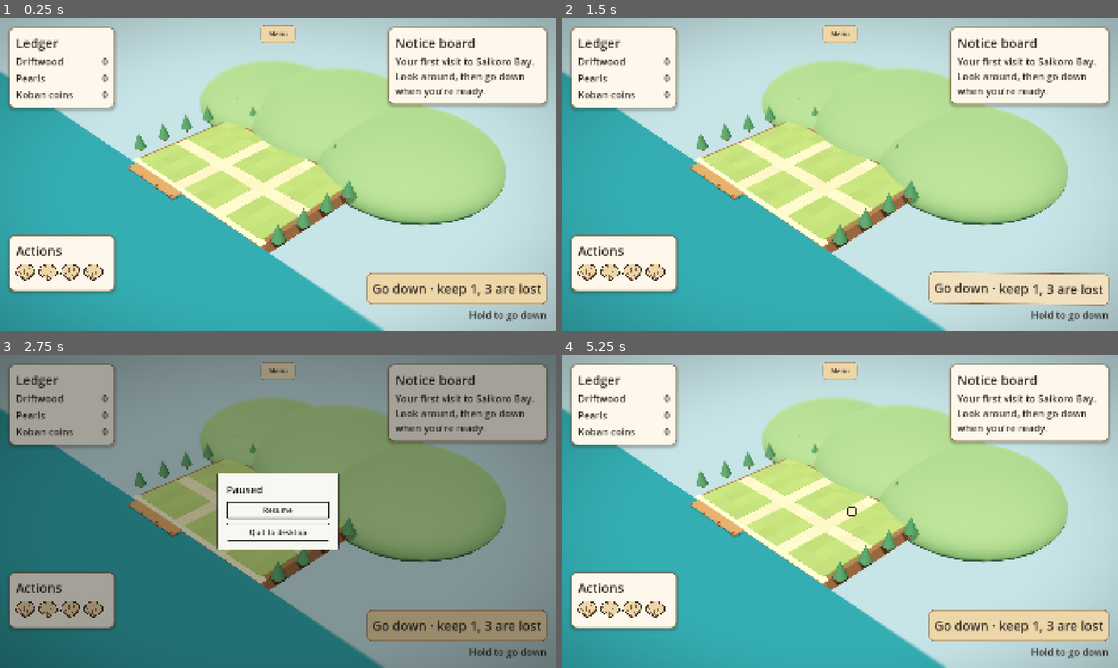
Above: before the commit, frames 1-4 (two rows, left to right).
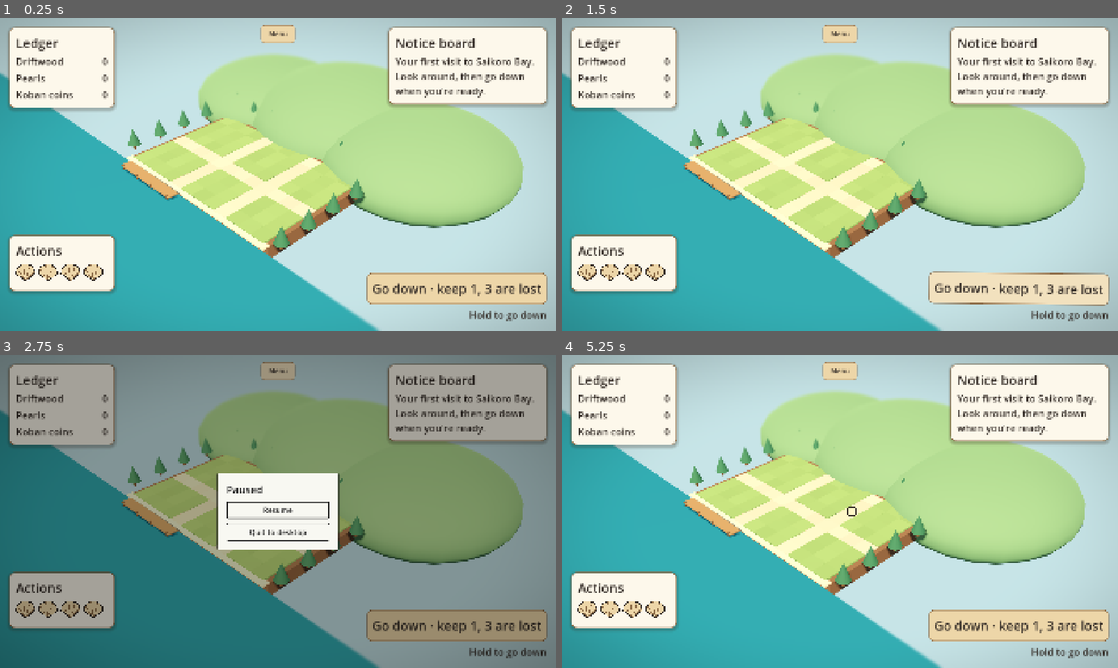
Above: after the commit, the same moments.

Repository: vantaloomin/saikoro-bay
Game: Godot game, scene res://game/boot/boot.tscn
The game is run twice, just before and just after one commit, with the same random seed, the same clock (stepped at 60 frames per second) and the same inputs.
Inputs (mouse positions are in pixels of both pictures, inside the frame that each line leads up to):
- Up to frame 1 (0.25 s): no input
- Up to frame 2 (1.5 s): click "Go down · keep 1, 3 are lost" at 0.5 s; click "Go down · keep 1, 3 are lost" at 1.25 s
- Up to frame 3 (2.75 s): click "Menu" at 2 s
- Up to frame 4 (5.25 s): click "Resume" at 2.75 s; tap Enter (ui_accept) at 3.5, 4.25, 5 s; drag from (840, 511) to (895, 442) at 3.52 s; drag from (728, 527) to (812, 574) at 4.27 s; move the mouse to (895, 442) at 5.02 s; hold Right (ui_right) from 5.03 s (still down); tap Ctrl at 5.1 s

The runs differ from the first frame. In frame 1, 6.1% of the frame differs, in the area x 0-95%, y 11-100%; in frame 2, 6.1%; in frame 3, 4.8%; in frame 4, 6.1%.

Commit message:
Town: frame the land around the HUD panels; wish spots in the sim

Diff:
--- a/game/town/town.gd
+++ b/game/town/town.gd
@@ -38,8 +38,6 @@
 ## the HUD grows to keep body text near 24 px (SA-6, the Deck at 1280 × 800).
 const HUD_TARGET_SCALE: float = 0.92
 const HUD_MAX_GROWTH: float = 1.3
-## Gap between the HUD and the town's safe area.
-const SAFE_GAP: float = 16.0
 
 @onready var _board: TownBoard = %Board
 @onready var _ledger: PanelContainer = %Ledger
@@ -184,15 +182,22 @@
 	for part: Control in [_ledger, _right_column, _tray_panel, _actions]:
 		part.scale = Vector2(hud_scale, hud_scale)
 	_board.text_scale = hud_scale
-	_board.set_safe_area(safe_area())
+	_board.set_hud(hud_rects())
 	_aim_leader()
 
 
-## The board's space between the HUD's left and right columns.
-func safe_area() -> Rect2:
-	var left: float = maxf(_scaled_rect(_ledger).end.x, _scaled_rect(_tray_panel).end.x) + SAFE_GAP
-	var right: float = minf(_scaled_rect(_right_column).position.x, _scaled_rect(_actions).position.x) - SAFE_GAP
-	return Rect2(left, 0.0, maxf(right - left, 200.0), _board.size.y)
+## The HUD's panels in board pixels, for framing the town clear of them.
+## The right column is reserved down to "Go down", so a card opening later
+## never covers the land.
+func hud_rects() -> Array[Rect2]:
+	var to_board: Transform2D = _board.get_global_transform().affine_inverse() * get_global_transform()
+	var column: Rect2 = _scaled_rect(_right_column)
+	var actions: Rect2 = _scaled_rect(_actions)
+	column.size.y = actions.position.y - column.position.y
+	var out: Array[Rect2] = []
+	for rect: Rect2 in [_scaled_rect(_ledger), _scaled_rect(_tray_panel), column, actions, _scaled_rect(_menu_button)]:
+		out.append(to_board * rect)
+	return out
 
 
 static func _scaled_rect(part: Control) -> Rect2:
--- a/game/town/town_board.gd
+++ b/game/town/town_board.gd
@@ -117,9 +117,10 @@
 	redraw_marks()
 
 
-## The part of the board the HUD leaves clear. Reframes the whole town.
-func set_safe_area(area: Rect2) -> void:
-	view.safe = area
+## Where the HUD's panels sit on the board. Reframes the whole town clear
+## of them.
+func set_hud(rects: Array[Rect2]) -> void:
+	view.obstacles = rects
 	view.frame_town()
 	_view_changed()
 
--- a/game/town/town_view.gd
+++ b/game/town/town_view.gd
@@ -33,76 +33,104 @@
 var distance: float = 20.0
 var min_distance: float = 8.0
 var max_distance: float = 30.0
-## The part of the screen the HUD leaves clear; empty means all of it.
-var safe: Rect2 = Rect2()
-
-
-## A view that fits the whole town on a `screen_size` screen. `safe` is
-## the part of the screen the HUD leaves clear (Mara's #41 review: frame the
-## town between the HUD columns); empty means the whole screen.
-static func make(town_map: TownMap, screen_size: Vector2, safe_area: Rect2 = Rect2()) -> TownView:
+## The HUD's panels on screen; the land is framed clear of them.
+var obstacles: Array[Rect2] = []
+
+
+## A view that fits the whole town on a `screen_size` screen, clear of the
+## HUD's `obstacles` (screen rects): the panels may cover blurred sky, sea
+## and scenery, but never the land (Mara's #41 review, for the Deck).
+static func make(town_map: TownMap, screen_size: Vector2, hud: Array[Rect2] = []) -> TownView:
 	var view: TownView = TownView.new()
 	view.map = town_map
 	view.size = screen_size
-	view.safe = safe_area
+	view.obstacles = hud
 	view.frame_town()
 	return view
 
 
 func middle() -> Vector3:
-	return Vector3(map.width / 2.0, 0.0, map.height / 2.0)
-
-
-## The part of the screen the town should sit in.
-func safe_rect() -> Rect2:
-	return safe if safe.has_area() else Rect2(Vector2.ZERO, size)
-
-
-## Points that must be on screen: the land's corners, the shore, and the
-## tallest roofs along the back.
-func _outline_points() -> Array[Vector3]:
-	var tall: float = BODY_HEIGHT["landmark"] + ROOF_HEIGHT["landmark"]
-	return [
-		Vector3(0, tall, 0), Vector3(map.width, tall, 0), Vector3(0, 1.5, 0), Vector3(map.width, 1.5, 0),
-		Vector3(0, 0, map.height), Vector3(map.width, 0, map.height),
+	return Vector3(map.width / 2.0, 0.0, map.land_rows / 2.0)
+
+
+## The land as it sits on screen, down to the dock: its ground corners, with the back
+## edge raised so roofs, villagers and bubbles along it count too.
+func land_outline() -> PackedVector2Array:
+	var lift: float = BODY_HEIGHT["landmark"] + ROOF_HEIGHT["landmark"]
+	var land: float = map.land_rows
+	var points: Array[Vector3] = [
+		Vector3(0, 0, land + 1.1), Vector3(map.width, 0, land + 1.1), Vector3(map.width, 0, 0),
+		Vector3(map.width, lift, 0), Vector3(0, lift, 0), Vector3(0, 0, 0),
 	]
-
-
-## The screen box around the whole town from here.
-func town_bounds() -> Rect2:
-	var points: Array[Vector3] = _outline_points()
-	var bounds: Rect2 = Rect2(to_screen(points[0]), Vector2.ZERO)
+	var screen: PackedVector2Array = []
 	for point: Vector3 in points:
-		bounds = bounds.expand(to_screen(point))
-	return bounds
-
-
-## Fits and centers the whole town inside the safe area, and sets the zoom
-## limits around that.
+		screen.append(to_screen(point))
+	return Geometry2D.convex_hull(screen)
+
+
+func _land_is_clear(margin: float) -> bool:
+	var outline: PackedVector2Array = land_outline()
+	var screen: Rect2 = Rect2(Vector2.ZERO, size).grow(-margin)
+	for point: Vector2 in outline:
+		if not screen.has_point(point):
+			return false
+	for rect: Rect2 in obstacles:
+		var grown: Rect2 = rect.grow(margin)
+		var corners: PackedVector2Array = [grown.position, Vector2(grown.end.x, grown.position.y), grown.end,
+			Vector2(grown.position.x, grown.end.y)]
+		if not Geometry2D.intersect_polygons(outline, corners).is_empty():
+			return false
+	return true
+
+
+## Where the land's middle should sit: halfway between the HUD on the
+## left and the HUD on the right, at mid height.
+func _free_center() -> Vector2:
+	var left: float = 0.0
+	var right: float = size.x
+	for rect: Rect2 in obstacles:
+		# Only side panels steer the middle; a button up top only costs size.
+		if rect.position.x < size.x * 0.25:
+			left = maxf(left, rect.end.x)
+		elif rect.end.x > size.x * 0.75:
+			right = minf(right, rect.position.x)
+	return Vector2((left + right) / 2.0, size.y / 2.0)
+
+
+func _outline_center() -> Vector2:
+	var outline: PackedVector2Array = land_outline()
+	var bounds: Rect2 = Rect2(outline[0], Vector2.ZERO)
+	for point: Vector2 in outline:
+		bounds = bounds.expand(point)
+	return bounds.get_center()
+
+
+## Fits the land as large as it goes with nothing of it under the HUD, and
+## sets the zoom limits around that.
 func frame_town() -> void:
-	var area: Rect2 = safe_rect()
-	var room: Vector2 = area.size * Vector2(0.96, 0.94)
-	target = middle()
 	distance = 6.0
 	while distance < 80.0:
-		var bounds: Rect2 = town_bounds()
-		if bounds.size.x <= room.x and bounds.size.y <= room.y:
+		# Start from the middle each time: up close, centering can run away.
+		target = middle()
+		for i: int in 3:
+			_pan_unclamped(_free_center() - _outline_center())
+		if _land_is_clear(12.0):
 			break
 		distance += 0.25
-	for i: int in 4:
-		_pan_unclamped(area.get_center() - town_bounds().get_center())
 	max_distance = distance * 1.25
 	min_distance = distance * 0.45
 
 
-## Pans just enough to bring a world point inside the safe area, so a
-## selection never hides under the HUD.
+## Pans just enough to bring a world point onto the screen and out from
+## under the HUD, so a selection never hides behind a panel.
 func ensure_visible(world: Vector3, margin: float = 48.0) -> void:
-	var area: Rect2 = safe_rect().grow(-margin)
 	var at: Vector2 = to_screen(world)
-	var inside: Vector2 = at.clamp(area.position, area.end)
-	if inside != at:
-		pan(inside - at)
+	var goal: Vector2 = at.clamp(Vector2(margin, margin), size - Vector2(margin, margin))
+	for rect: Rect2 in obstacles:
+		if rect.grow(margin).has_point(goal):
+			goal.x = rect.end.x + margin if rect.get_center().x < size.x / 2.0 else rect.position.x - margin
+	if goal != at:
+		pan(goal - at)
 
 
 # --- Camera -------------------------------------------------------------------------------
--- a/sim/state/game_state.gd
+++ b/sim/state/game_state.gd
@@ -257,6 +257,42 @@
 	return refusals
 
 
+## Spots that would make someone happier: every top-left cell where
+## `building_id` (new, or `lifted_uid` being moved) fits and leaves more
+## villagers with their wish met than now, counting anyone with nowhere to
+## live who'd move into a new home. The cells the carry ghost lights up
+## (spec section 2), derived from the same rules as mood, never stored.
+func wish_spots(data: GameData, building_id: String, lifted_uid: int = 0) -> Array[Vector2i]:
+	var map: TownMap = town_map(data)
+	var happy_now: int = _happy_count(data, map)
+	var real: Town = town
+	var out: Array[Vector2i] = []
+	for y: int in map.land_rows:
+		for x: int in map.width:
+			var cell: Vector2i = Vector2i(x, y)
+			if not real.spot_problem(data, map, building_id, cell, lifted_uid).is_empty():
+				continue
+			town = Town.from_dict(real.to_dict())
+			if lifted_uid != 0:
+				town.move(data, map, lifted_uid, cell)
+			else:
+				town.place(building_id, cell)
+				settle_villagers(data)
+			var better: bool = _happy_count(data, map) > happy_now
+			town = real
+			if better:
+				out.append(cell)
+	return out
+
+
+func _happy_count(data: GameData, map: TownMap) -> int:
+	var count: int = 0
+	for villager: String in _villagers:
+		if town.wish_met(data, map, villager):
+			count += 1
+	return count
+
+
 ## Moves a placed building for free. Returns "" when it moved, or why not.
 func move_building(data: GameData, uid: int, cell: Vector2i) -> String:
 	return town.move(data, town_map(data), uid, cell)
--- a/tests/integration/test_town_screen.gd
+++ b/tests/integration/test_town_screen.gd
@@ -143,14 +143,13 @@
 	assert_eq(town.hint_text(), TownScreen.HOLD_HINT_MOUSE)
 
 
-func test_the_town_is_framed_between_the_hud_columns() -> void:
+func test_the_land_is_framed_clear_of_the_hud() -> void:
 	var town: TownScreen = _open()
 	await wait_physics_frames(2)
 	town._fit_hud()
-	var safe: Rect2 = town.safe_area()
-	var ledger: Rect2 = (town.get_node("%Ledger") as Control).get_global_rect()
-	var notice: Rect2 = (town.get_node("%Notice") as Control).get_global_rect()
-	assert_gt(safe.position.x, ledger.end.x - 1.0, "right of the ledger")
-	assert_lt(safe.end.x, notice.position.x + 1.0, "left of the notice board and card")
 	var board: TownBoard = town.get_node("%Board") as TownBoard
-	assert_true(safe.grow(1.0).encloses(board.view.town_bounds()))
+	var outline: PackedVector2Array = board.view.land_outline()
+	for rect: Rect2 in town.hud_rects():
+		var corners: PackedVector2Array = [rect.position, Vector2(rect.end.x, rect.position.y), rect.end,
+			Vector2(rect.position.x, rect.end.y)]
+		assert_eq(Geometry2D.intersect_polygons(outline, corners).size(), 0, "nothing of the land under %s" % rect)
--- a/tests/unit/test_homes.gd
+++ b/tests/unit/test_homes.gd
@@ -181,3 +181,31 @@
 				fail_test("run %d step %d: %s" % [run, step, state.town_problems(data)])
 				return
 	pass_test("40 random towns of 60 steps")
+
+
+func test_wish_spots_light_the_cells_that_make_someone_happier() -> void:
+	var state: GameState = _state(["onsen_keeper"] as Array[String])
+	state.build(data, "cottage", Vector2i(1, 1))
+	var before: Dictionary = state.town.to_dict()
+	var spots: Array[Vector2i] = state.wish_spots(data, "tea_stall")
+	assert_eq(state.town.to_dict(), before, "looking changes nothing")
+	assert_eq(spots.size(), 4, "the four cells around her home: %s" % [spots])
+	for cell: Vector2i in [Vector2i(0, 1), Vector2i(2, 1), Vector2i(1, 0), Vector2i(1, 2)]:
+		assert_has(spots, cell)
+
+
+func test_wish_spots_for_a_new_home_count_who_would_move_in() -> void:
+	var state: GameState = _state(["pearl_diver"] as Array[String])
+	var spots: Array[Vector2i] = state.wish_spots(data, "cottage")
+	assert_gt(spots.size(), 0)
+	for cell: Vector2i in spots:
+		assert_eq(cell.y, GameState.town_map(data).land_rows - 1, "a cottage on the shore, for the pearl diver")
+
+
+func test_wish_spots_for_a_move_lift_the_building() -> void:
+	var state: GameState = _state(["pearl_diver"] as Array[String])
+	state.build(data, "cottage", Vector2i(1, 1))
+	var uid: int = state.town.homes["pearl_diver"]
+	var spots: Array[Vector2i] = state.wish_spots(data, "cottage", uid)
+	assert_has(spots, Vector2i(1, 7), "moving her home to the shore")
+	assert_does_not_have(spots, Vector2i(1, 1), "where it already is changes nothing")
--- a/tests/unit/test_town_view.gd
+++ b/tests/unit/test_town_view.gd
@@ -46,8 +46,8 @@
 	for screen: Vector2 in [Vector2(1920, 1080), Vector2(1280, 800)]:
 		var view: TownView = TownView.make(map, screen)
 		var tall: float = TownView.BODY_HEIGHT["landmark"] + TownView.ROOF_HEIGHT["landmark"]
-		for corner: Vector3 in [Vector3(0, tall, 0), Vector3(map.width, tall, 0), Vector3(0, 0, map.height),
-				Vector3(map.width, 0, map.height)]:
+		for corner: Vector3 in [Vector3(0, tall, 0), Vector3(map.width, tall, 0), Vector3(0, 0, map.land_rows + 1.0),
+				Vector3(map.width, 0, map.land_rows + 1.0)]:
 			assert_true(Rect2(Vector2.ZERO, screen).has_point(view.to_screen(corner)), "%s on a %s screen" % [corner, screen])
 
 
@@ -159,17 +159,30 @@
 	assert_signal_emit_count(button, "held", 1, "a disabled button can't be held")
 
 
-func test_the_town_fits_inside_the_safe_area() -> void:
-	var safe: Rect2 = Rect2(360, 0, 1100, 1080)
-	var view: TownView = TownView.make(map, Vector2(1920, 1080), safe)
-	assert_true(safe.encloses(view.town_bounds()), "%s inside %s" % [view.town_bounds(), safe])
-	assert_almost_eq(view.town_bounds().get_center().x, safe.get_center().x, 4.0, "and centered in it")
+func _hud() -> Array[Rect2]:
+	return [Rect2(32, 32, 280, 200), Rect2(32, 900, 330, 148), Rect2(1468, 32, 420, 860), Rect2(1408, 920, 480, 128)]
+
+
+func test_the_land_is_framed_clear_of_the_hud() -> void:
+	var hud: Array[Rect2] = _hud()
+	var view: TownView = TownView.make(map, Vector2(1920, 1080), hud)
+	var outline: PackedVector2Array = view.land_outline()
+	for rect: Rect2 in hud:
+		var corners: PackedVector2Array = [rect.position, Vector2(rect.end.x, rect.position.y), rect.end,
+			Vector2(rect.position.x, rect.end.y)]
+		assert_eq(Geometry2D.intersect_polygons(outline, corners).size(), 0, "nothing of the land under %s" % rect)
+	var free: TownView = TownView.make(map, Vector2(1920, 1080))
+	assert_gt(view.distance, free.distance, "the HUD costs some size")
+	assert_lt(view.distance, free.distance * 1.6, "but panels may cover the sky and sea")
 
 
 func test_a_selection_is_kept_out_from_under_the_hud() -> void:
-	var safe: Rect2 = Rect2(360, 0, 1100, 1080)
-	var view: TownView = TownView.make(map, Vector2(1920, 1080), safe)
+	var hud: Array[Rect2] = _hud()
+	var view: TownView = TownView.make(map, Vector2(1920, 1080), hud)
 	var far_corner: Vector3 = Vector3(map.width - 0.5, 0.0, 0.5)
 	view.zoom_at(view.to_screen(Vector3(1.0, 0.0, map.land_rows - 1.0)), 2.0)
 	view.ensure_visible(far_corner)
-	assert_true(safe.has_point(view.to_screen(far_corner)))
+	var at: Vector2 = view.to_screen(far_corner)
+	assert_true(Rect2(Vector2.ZERO, view.size).has_point(at))
+	for rect: Rect2 in hud:
+		assert_false(rect.has_point(at), "not under %s" % rect)
